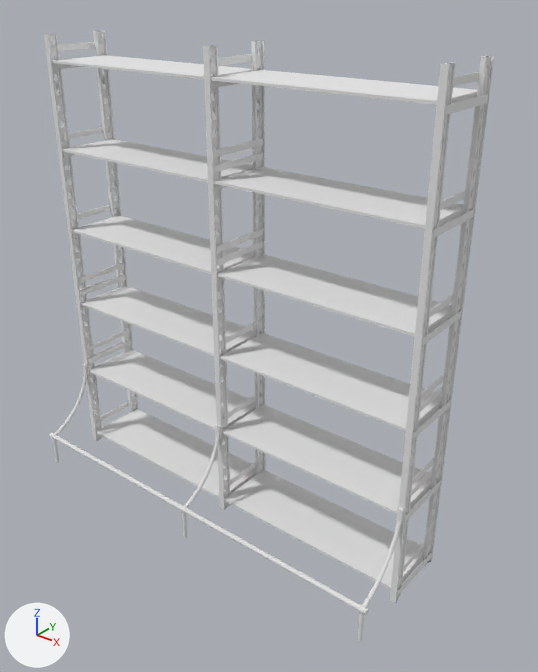
One commit to the OBJ model CS4621/data/meshes/CS4621/bookshelf.obj: the scene before it, then after it.
One viewpoint serves both versions: a 50 mm camera at (449.0, -300.0, 261.0) aimed at (249.0, -50.0, 106.0). The lights are fixed; the arrows at lower left show +X, +Y and +Z. Where no turn or scale is listed for an object, it has been applied to the vertices.

Names of what the first picture shows: 'bookshelf'.
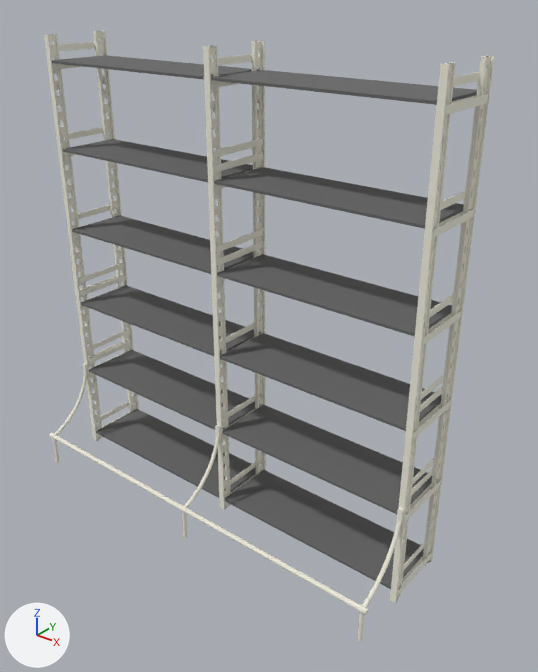
Location of each change, (x1, y1, x2, y2) in pixels of the pictures (538 x 672 px):
'bookshelf', recoloured (white to grey)
    both: (45, 30, 487, 592)

The change, as a diff of the scene's bpy script:
```diff
--- a/CS4621/data/meshes/CS4621/bookshelf.obj.py
+++ b/CS4621/data/meshes/CS4621/bookshelf.obj.py
@@ mat_mat1 @@
 mat_mat1 = principled_material('mat1')
-mat_mat1.base_color = (0.8, 0.8, 0.8)  # white #e7e7e7
+mat_mat1.base_color = (0.137, 0.137, 0.137)  # dark grey #676767
 mat_mat1.roughness = 1.0
```
